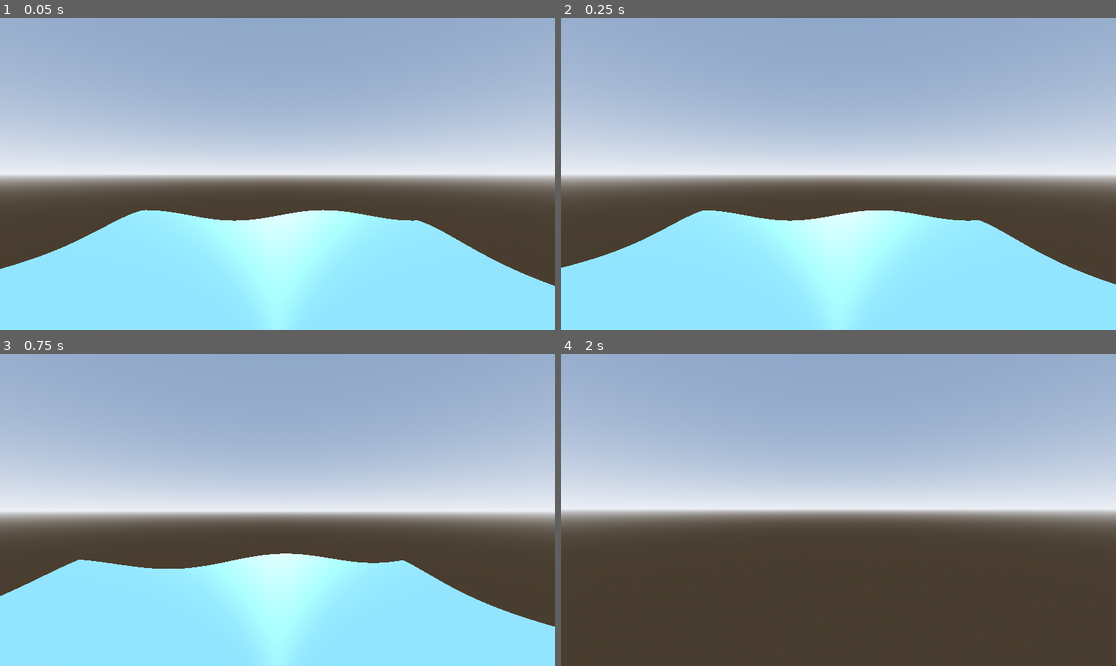
Above: before the commit, frames 1-4 (two rows, left to right).
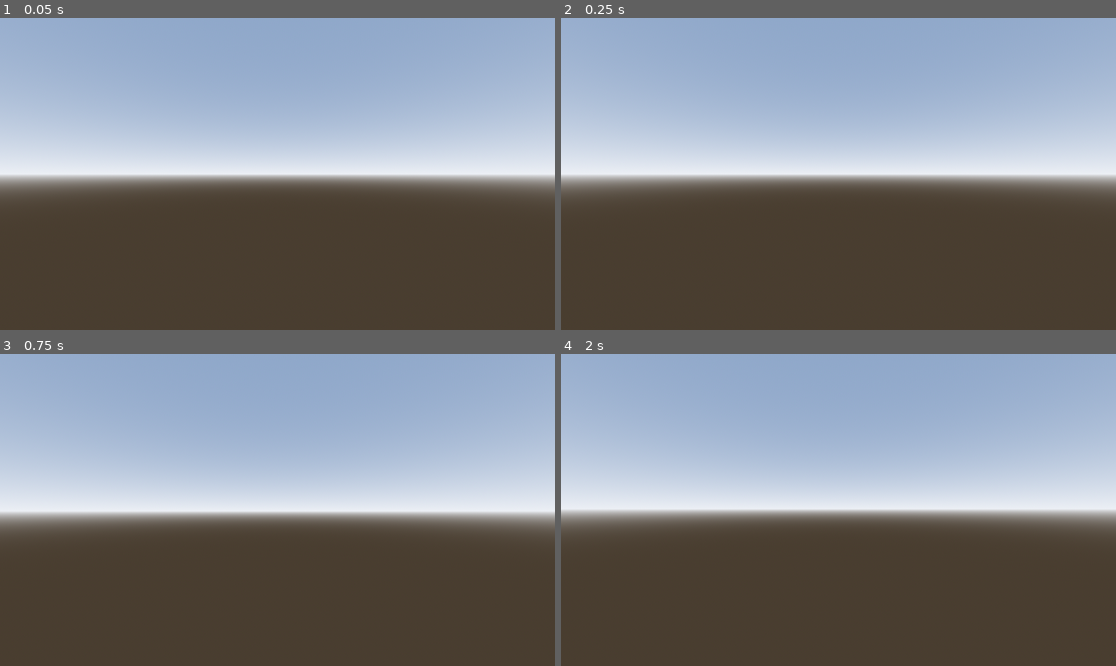
Above: after the commit, the same moments.

Repository: valdi7913/GMI2025
Game: Godot game, scene res://Scripts/world.tscn
The game is run twice, just before and just after one commit, with the same random seed, the same clock (stepped at 60 frames per second) and the same inputs.
Inputs (mouse positions are in pixels of both pictures, inside the frame that each line leads up to):
- Up to frame 1 (0.05 s): no input
- Up to frame 2 (0.25 s): no input
- Up to frame 3 (0.75 s): move the mouse to (305, 510) at 0.52 s; hold W (forwards) from 0.53 s (still down)
- Up to frame 4 (2 s): keep holding W (forwards); move the mouse to (810, 510) at 1.27 s

The runs differ from the first frame. In frame 1, 31% of the frame differs, in the area x 0-100%, y 61-100%; in frame 2, 31%; in frame 3, 30%; in frame 4, nothing differs.
Error after the commit: Parse Error: Expected identifier after "." for attribute access. (res://World.gd:14)

Commit message:
partial: implementing ocean waves using fft

Diff:
--- /dev/null
+++ b/Assets/OceanFFT.gd
@@ -0,0 +1,15 @@
+extends Node
+
+@onready var viewport_a := $ViewportA
+@onready var viewport_b := $ViewportB
+
+@onready var rect_a: SubViewport = viewport_a.get_node("TextureRect")
+@onready var rect_b := viewport_b.get_node("TextureRect")
+
+@onready var shader_a := rect_a.material
+@onready var shader_b := rect_b.material
+
+# Called when the node enters the scene tree for the first time.
+func _ready():
+	$ViewportA.size = Vector2i(256, 256)
+	$ViewportA.render_target_v_flip = true  # usually needed
--- /dev/null
+++ b/Assets/OceanFFT.tscn
@@ -0,0 +1,31 @@
+[gd_scene load_steps=5 format=3 uid="uid://b630rwsxmpcbf"]
+
+[ext_resource type="Script" path="res://Assets/OceanFFT.gd" id="1_or4hr"]
+[ext_resource type="Shader" path="res://Assets/fft_pass.gdshader" id="2_2g0ub"]
+
+[sub_resource type="ShaderMaterial" id="ShaderMaterial_44cgt"]
+shader = ExtResource("2_2g0ub")
+shader_parameter/stage = null
+
+[sub_resource type="ShaderMaterial" id="ShaderMaterial_hyida"]
+shader = ExtResource("2_2g0ub")
+shader_parameter/stage = null
+
+[node name="OceanFft" type="Node"]
+script = ExtResource("1_or4hr")
+
+[node name="ViewportA" type="SubViewport" parent="."]
+size = Vector2i(256, 256)
+
+[node name="TextureRect" type="TextureRect" parent="ViewportA"]
+material = SubResource("ShaderMaterial_44cgt")
+offset_right = 40.0
+offset_bottom = 40.0
+
+[node name="ViewportB" type="SubViewport" parent="."]
+size = Vector2i(256, 256)
+
+[node name="TextureRect" type="TextureRect" parent="ViewportB"]
+material = SubResource("ShaderMaterial_hyida")
+offset_right = 40.0
+offset_bottom = 40.0
--- /dev/null
+++ b/Assets/fft_pass.gdshader
@@ -0,0 +1,13 @@
+shader_type canvas_item;
+
+uniform sampler2D input_texture;
+uniform sampler2D butterfly_texture;
+uniform int stage;
+
+void fragment() {
+    vec2 uv = UV;
+    vec2 value = texture(input_texture, uv).rg;
+
+    // For now just return unchanged value for testing
+    COLOR = vec4(value, 0.0, 1.0);
+}
--- /dev/null
+++ b/Scripts/fft.gdshader
@@ -0,0 +1,42 @@
+shader_type canvas_item;
+
+uniform sampler2D input_texture;
+uniform sampler2D butterfly_texture;
+uniform int stage;
+uniform int direction; // 0 = horizontal, 1 = vertical
+
+void fragment() {
+    ivec2 size = texture_size(input_texture, 0);
+    vec2 uv = UV;
+
+    int N = size.x;
+    int half_N = N >> 1;
+
+    // Convert UV to pixel coordinate
+    int x = int(uv.x * float(N));
+    int y = int(uv.y * float(N));
+
+    int stage_size = 1 << stage;
+    int offset = x % stage_size;
+
+    int butterfly_index = offset;
+
+    float twiddle_real = texelFetch(butterfly_texture, ivec2(stage, 0), 0).r;
+    float twiddle_imag = texelFetch(butterfly_texture, ivec2(stage, 0), 0).g;
+
+    vec2 a = texelFetch(input_texture, ivec2(x, y), 0).rg;
+    vec2 b = texelFetch(input_texture, ivec2(x + stage_size, y), 0).rg;
+
+    // Complex multiply: b * twiddle
+    float br = b.x * twiddle_real - b.y * twiddle_imag;
+    float bi = b.x * twiddle_imag + b.y * twiddle_real;
+
+    vec2 result;
+    if (offset < stage_size / 2) {
+        result = vec2(a.x + br, a.y + bi);
+    } else {
+        result = vec2(a.x - br, a.y - bi);
+    }
+
+    COLOR = vec4(result, 0.0, 1.0);
+}
--- a/Scripts/sea.gdshader
+++ b/Scripts/sea.gdshader
@@ -16,9 +16,11 @@
 uniform float speed : hint_range(1.0, 100.0, 1.0) =10;
 
 void vertex() {
-	float wave1 = sin(frequency * VERTEX.x + TIME * speed) * amplitude;
-	float wave2 = sin(frequency * VERTEX.z + TIME * speed) * amplitude;
-	VERTEX.y += wave1 + wave2;
+	for(int i = 1; i <= sineN; i++) {
+		float wave1 = sin(frequency * VERTEX.x + TIME * speed) * amplitude;
+		float wave2 = sin(frequency * VERTEX.z + TIME * speed) * amplitude;
+		VERTEX.y += wave1 + wave2;
+	}
 }
 
 void fragment() {
--- a/Scripts/world.tscn
+++ b/Scripts/world.tscn
@@ -1,9 +1,7 @@
-[gd_scene load_steps=12 format=3 uid="uid://ca0cunhruy5mh"]
+[gd_scene load_steps=7 format=3 uid="uid://ca0cunhruy5mh"]
 
 [ext_resource type="Script" path="res://World.gd" id="1_lb3kx"]
-[ext_resource type="Shader" path="res://Scripts/sea.gdshader" id="2_3bibp"]
 [ext_resource type="PackedScene" uid="uid://bk7vocl1ropux" path="res://Assets/Player.tscn" id="2_w75xp"]
-[ext_resource type="Script" path="res://Scripts/generate_mesh.gd" id="3_h8bkk"]
 
 [sub_resource type="ProceduralSkyMaterial" id="ProceduralSkyMaterial_fsb6o"]
 
@@ -20,41 +18,6 @@
 [sub_resource type="StandardMaterial3D" id="StandardMaterial3D_p6fsb"]
 albedo_color = Color(0.933333, 0.576471, 0.843137, 1)
 metallic = 0.41
-
-[sub_resource type="ShaderMaterial" id="ShaderMaterial_y5hm7"]
-render_priority = 0
-shader = ExtResource("2_3bibp")
-shader_parameter/light_direction = Vector3(0, -1, -1)
-shader_parameter/light_color = Color(1, 1, 1, 1)
-shader_parameter/ambient_color = Color(0.196078, 0.305882, 0.686275, 1)
-shader_parameter/diffuse_color = Color(0.392157, 0.596078, 0.815686, 1)
-shader_parameter/specular_color = Color(1, 1, 1, 1)
-shader_parameter/shininess = 10.0
-shader_parameter/sineN = 3
-shader_parameter/frequency = 0.97
-shader_parameter/amplitude = 0.19
-shader_parameter/speed = 1.0
-
-[sub_resource type="ShaderMaterial" id="ShaderMaterial_0jucf"]
-render_priority = 0
-shader = ExtResource("2_3bibp")
-shader_parameter/light_direction = Vector3(0, -1, -1)
-shader_parameter/light_color = Color(1, 1, 1, 1)
-shader_parameter/ambient_color = Color(0.1, 0.1, 0.1, 1)
-shader_parameter/diffuse_color = Color(0.8, 0.5, 0.2, 1)
-shader_parameter/specular_color = Color(1, 1, 1, 1)
-shader_parameter/shininess = 32.0
-shader_parameter/sineN = 4
-shader_parameter/frequency = 0.14
-shader_parameter/amplitude = 0.37
-shader_parameter/speed = 10.0
-
-[sub_resource type="QuadMesh" id="QuadMesh_a6tc2"]
-material = SubResource("ShaderMaterial_0jucf")
-size = Vector2(10, 10)
-subdivide_width = 100
-subdivide_depth = 100
-orientation = 1
 
 [node name="World" type="Node3D"]
 script = ExtResource("1_lb3kx")
@@ -74,9 +37,3 @@
 
 [node name="Player" parent="." instance=ExtResource("2_w75xp")]
 transform = Transform3D(1, 0, 0, 0, 1, 0, 0, 0, 1, -0.0130842, 1.31602, 2.34102)
-
-[node name="Sea" type="MeshInstance3D" parent="."]
-transform = Transform3D(1, 0, 0, 0, 1, 0, 0, 0, 1, 0.0955362, -0.378068, -0.0578094)
-material_override = SubResource("ShaderMaterial_y5hm7")
-mesh = SubResource("QuadMesh_a6tc2")
-script = ExtResource("3_h8bkk")
--- a/World.gd
+++ b/World.gd
@@ -3,3 +3,12 @@
 func _process(delta):
 	if(Input.is_action_just_pressed("escape")):
 		get_tree().quit()
+
+func _ready():
+	var plane = MeshInstance3D.new()
+	plane.mesh = PlaneMesh.new()
+	plane.mesh.size = Vector2(1, 1)
+	plane.mesh.subdivide_depth = 256
+	plane.mesh.subdivide_width = 256
+	add_child(plane)
+	plane.
Binary file added: Assets/butterfly_texture.png
Not shown, added: Assets/butterfly_texture.png.import
Empty file added: Scripts/fftWater.gdshader
Not shown, added: Scripts/generate_butterfly_texture.py
